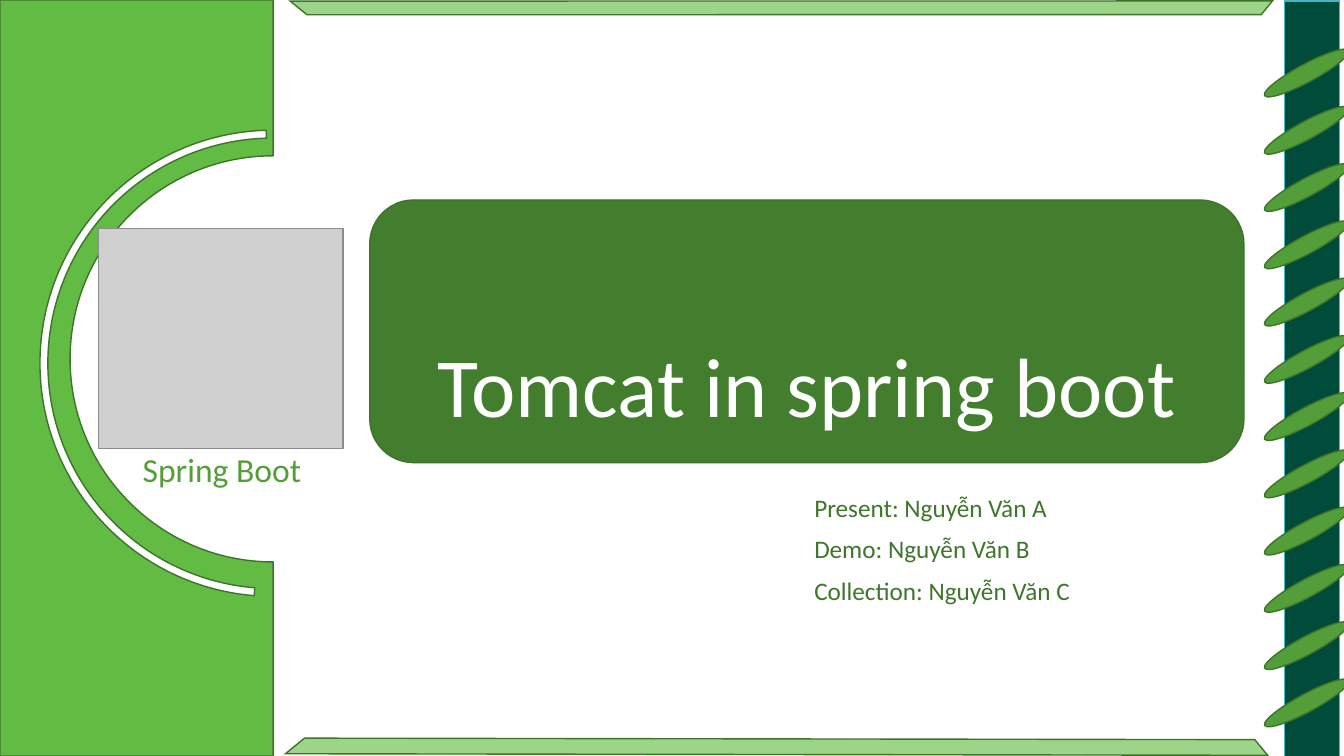
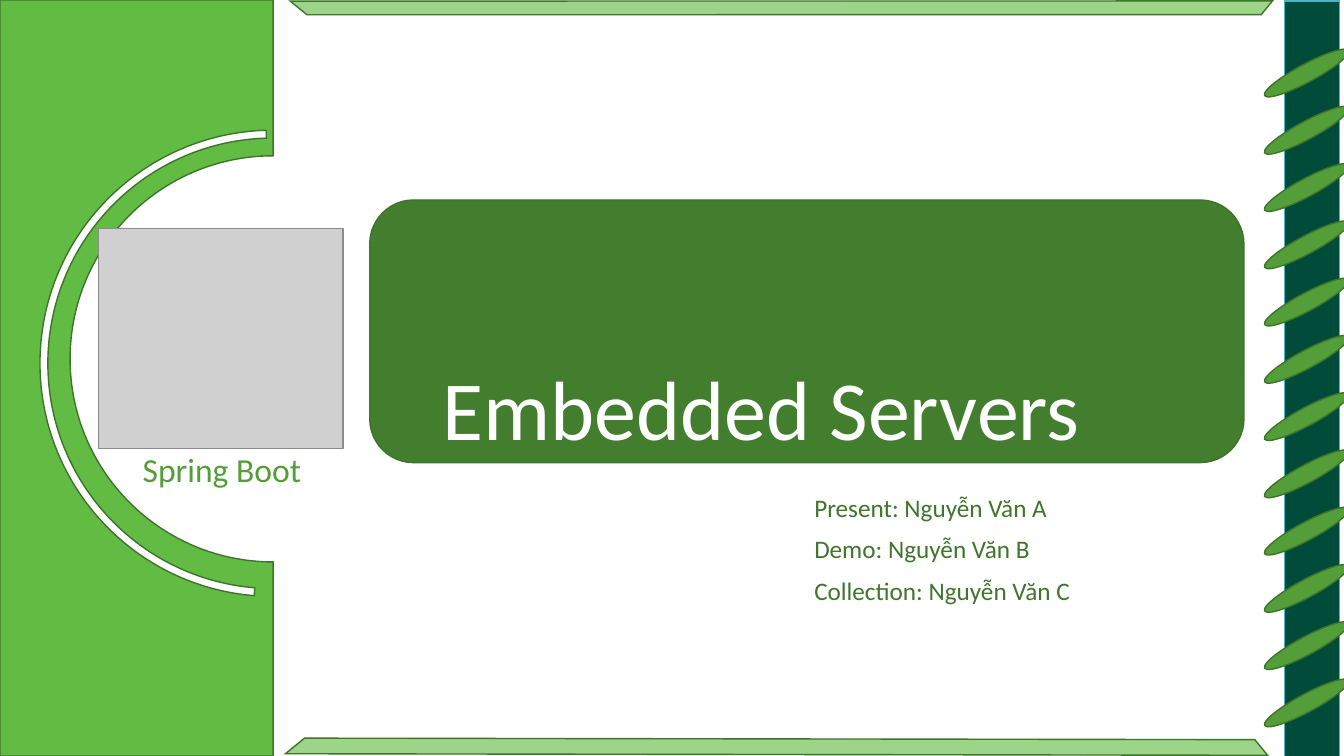
Before and after one commit to minhdua/Spring-boot-tutorial, a slide deck: slide 1 of Docs/Embedded containers.pptx. Drawn at 1344x756 pixels with LibreOffice and Linux fonts; fonts in the diff are those of the drawing; grey boxes stand for pictures. Boxes give left, top, right and bottom in pixels: in the first picture for what was removed or moved away, otherwise in the second. Text is boxed around its words. In the diff, an @@ line names an element or a change of style, - is before the commit and + after.

```diff
--- a/Docs/Embedded containers.pptx
+++ b/Docs/Embedded containers.pptx
@@ title removed at [438, 358, 1175, 432] @@
-Tomcat in spring boot
@@ text added at [443, 381, 1080, 441], 60 pt, text #FFFFFF @@
+Embedded Servers
```
Also in this commit, not shown: 7 other slides changed, 12 slides added, 1 other file.
